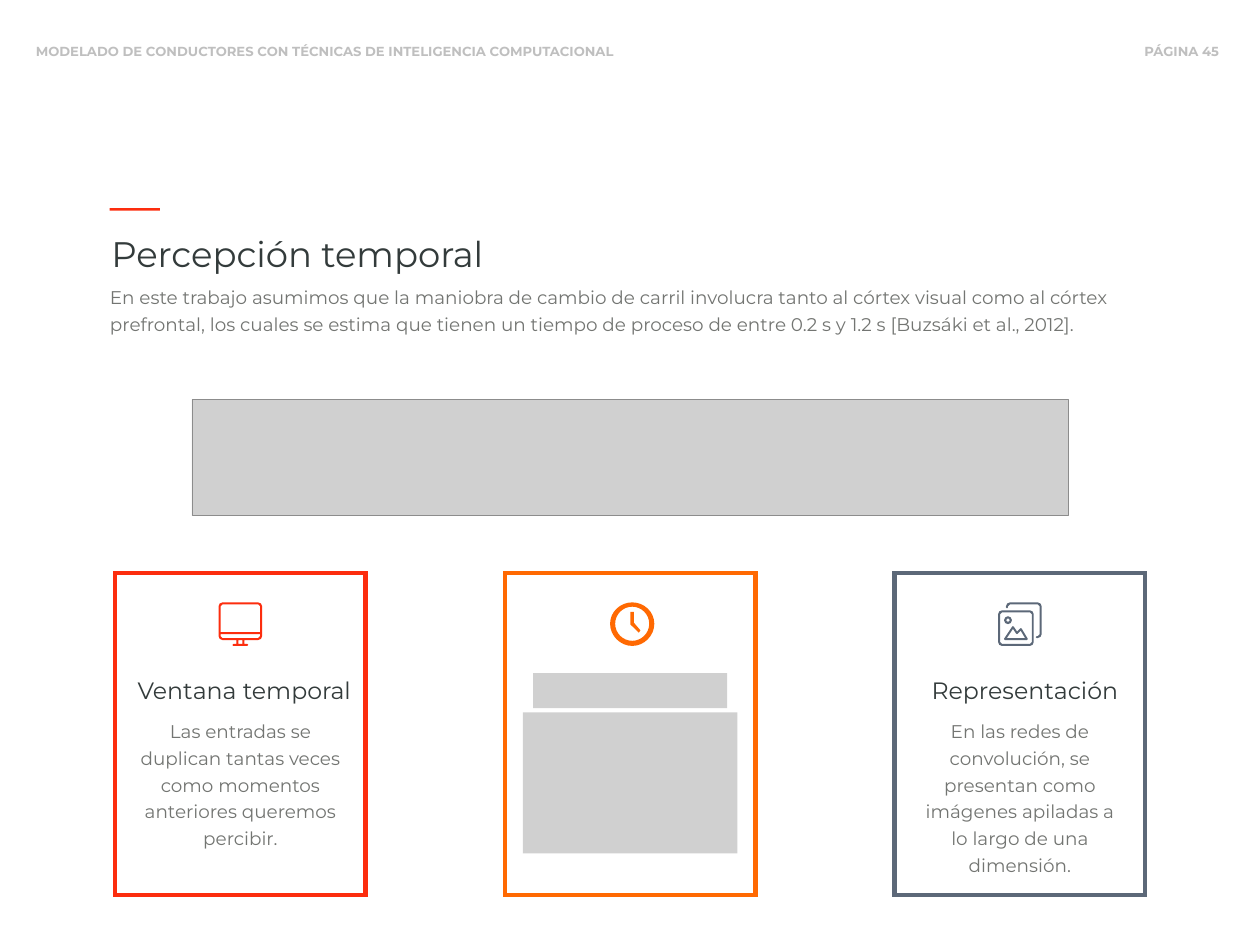
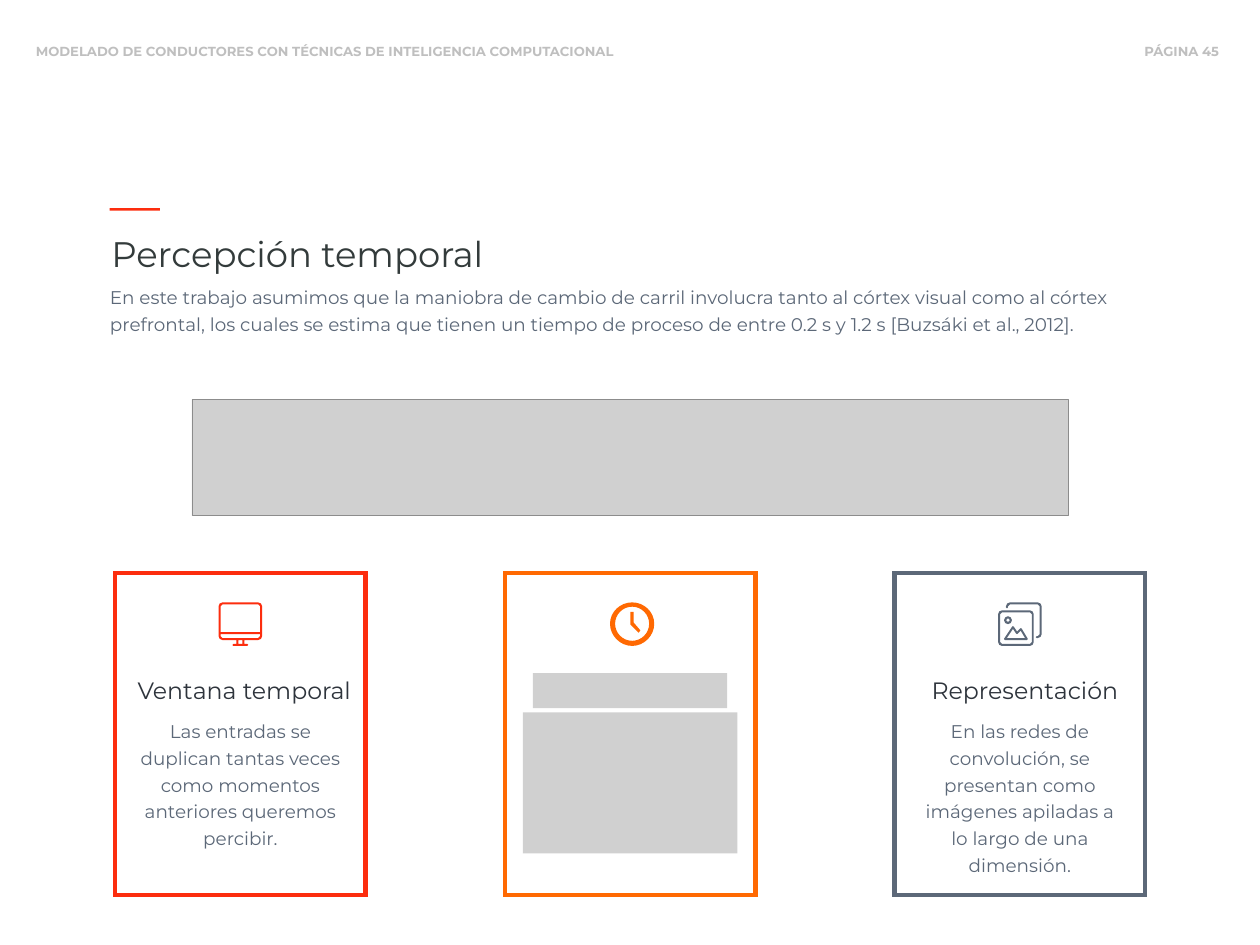
Before and after one commit to blazaid/PhD-Alberto, a slide deck: slide 45 of slides/phd-slides.pptx. Drawn at 1260x945 pixels with LibreOffice and Linux fonts; fonts in the diff are those of the drawing; grey boxes stand for pictures. Boxes give left, top, right and bottom in pixels: in the first picture for what was removed or moved away, otherwise in the second. Text is boxed around its words. In the diff, an @@ line names an element or a change of style, - is before the commit and + after.

```diff
--- a/slides/phd-slides.pptx
+++ b/slides/phd-slides.pptx
@@ text colour #737572 to #5C6878 in 3 elements at <box>110,290,1107,335</box>, <box>141,724,340,849</box>, <box>926,724,1114,872</box> @@
```
Also in this commit, not shown: 32 other slides changed, 4 slides added, 4 slides removed, 1 other file.
